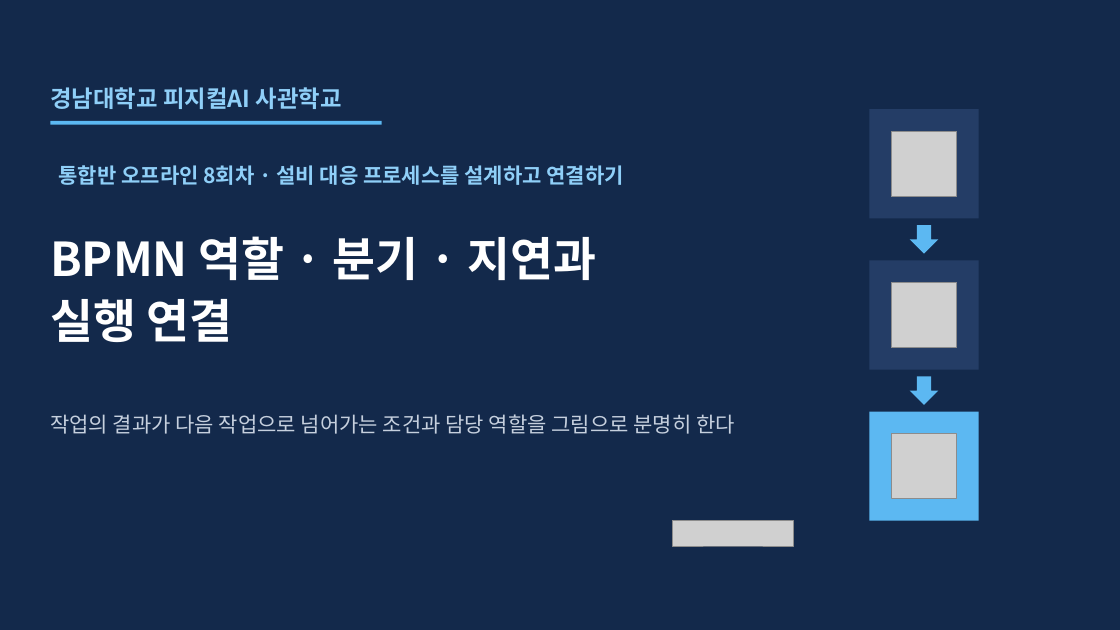
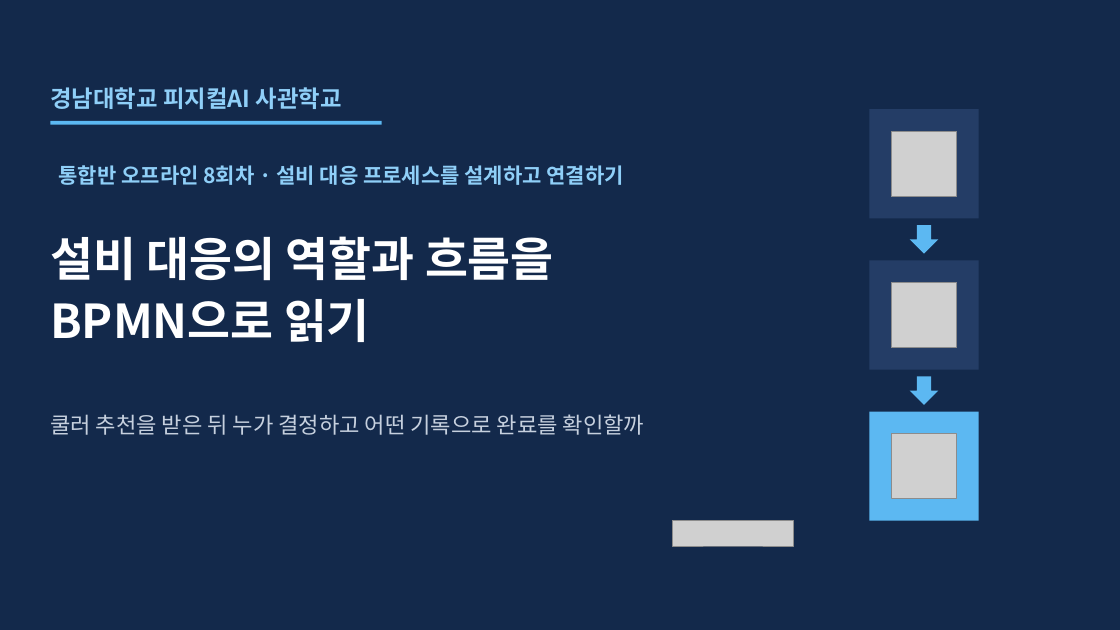
Before and after one commit to uengine-oss/hyd-iot-edu, a slide deck: slide 1 of workspace/강의제작/산출물/통합반/이론_오프라인/08회차/통합반_오프라인_08회차.pptx. Drawn at 1120x630 pixels with LibreOffice and Linux fonts; fonts in the diff are those of the drawing; grey boxes stand for pictures. Boxes give left, top, right and bottom in pixels: in the first picture for what was removed or moved away, otherwise in the second. Text is boxed around its words. In the diff, an @@ line names an element or a change of style, - is before the commit and + after.

Commit message:
통합반 현장 8회차 1~11장의 BPMN 도입·업무 결과 비교와 발표자 노트를 검토하고 원본 판정 상태를 인계

```diff
--- a/workspace/강의제작/산출물/통합반/이론_오프라인/08회차/통합반_오프라인_08회차.pptx
+++ b/workspace/강의제작/산출물/통합반/이론_오프라인/08회차/통합반_오프라인_08회차.pptx
@@ text at [50,236,554,342]: text changed @@
-BPMN 역할 · 분기 · 지연과
-실행 연결
+설비 대응의 역할과 흐름을
+BPMN으로 읽기
@@ text at [50,414,644,435]: text changed; size 18 to 19 pt @@
-작업의 결과가 다음 작업으로 넘어가는 조건과 담당 역할을 그림으로 분명히 한다
+쿨러 추천을 받은 뒤 누가 결정하고 어떤 기록으로 완료를 확인할까
```
Also in this commit, not shown: 26 other slides changed, 2 slides added, 7 other files.
